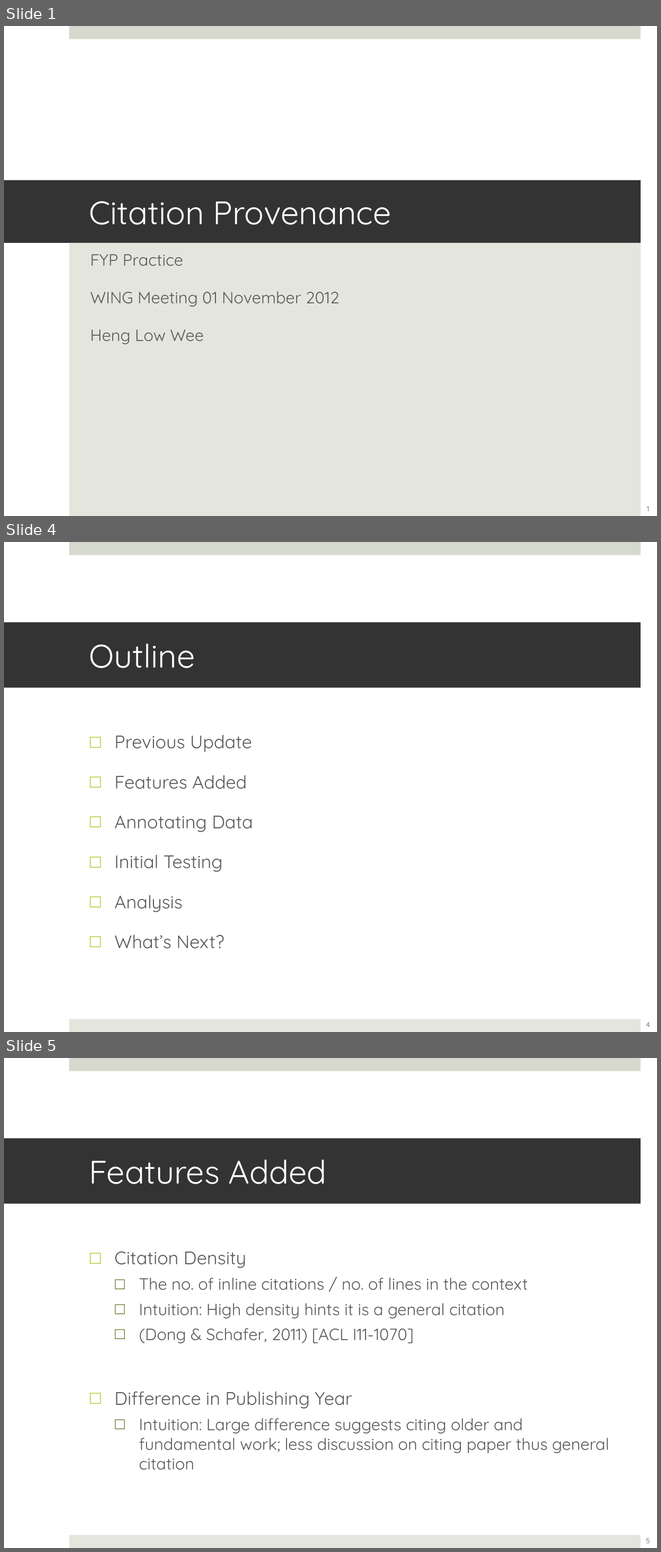
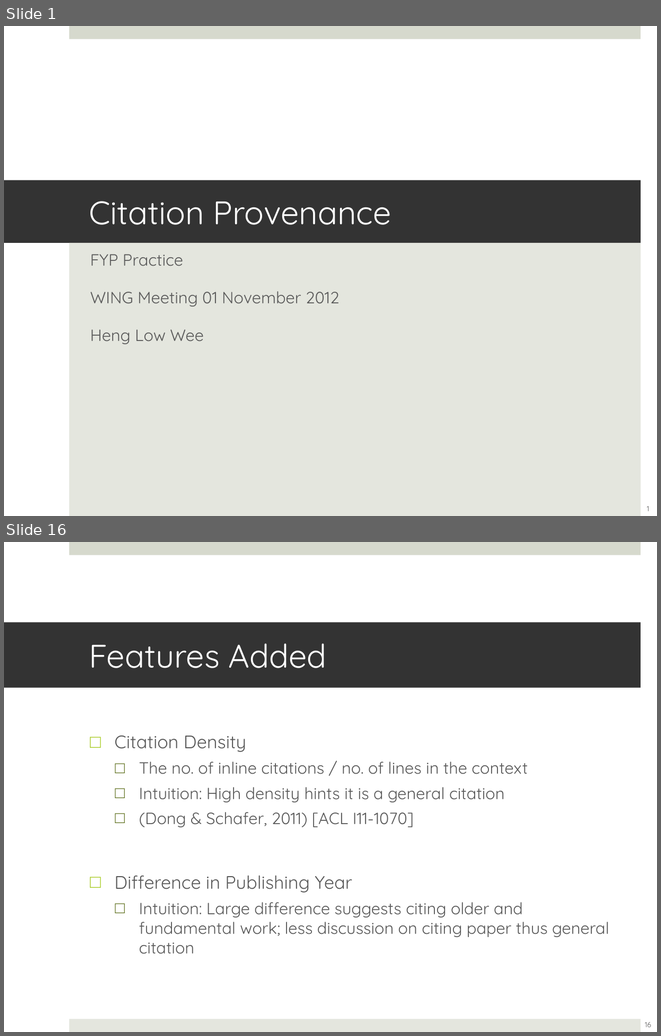
Before and after one commit to lwheng/fyp, a slide deck: presentation/fypupdate-2012-11-01.ppt. Shown one above the other, each under a label of ours: slides 1, 4 and 5 before the commit, slides 1 and 16 after it; the slides between them are not shown. The pictures are 661x1552 and 661x1036 pixels, drawn with LibreOffice and Linux fonts; fonts in the diff are those of the drawing. Boxes give left, top, right and bottom in pixels: in the first picture for what was removed or moved away, otherwise in the second. Text is boxed around its words. In the diff, an @@ line names an element or a change of style, - is before the commit and + after.

```diff
--- a/presentation/fypupdate-2012-11-01.ppt
+++ b/presentation/fypupdate-2012-11-01.ppt
@@ slide 4 removed at [4, 542, 657, 1032], background #FFFFFF; not listed: 2 template elements that a slide beside it also shows @@
@@ title removed at [4, 623, 641, 688] @@
-Outline
@@ text removed at [114, 735, 253, 949] @@
-□ Previous Update
-□ Features Added
-□ Annotating Data
-□ Initial Testing
-□ Analysis
-□ What’s Next?
@@ page number removed at [646, 1022, 650, 1027] @@
-4
@@ what was slide 5 is now slide 16 @@
@@ page number at [645, 1022, 651, 1027]: text changed @@
-5
+16
```
Also in this commit, not shown: 14 slides added, 2 other slides removed, 18 other files.
